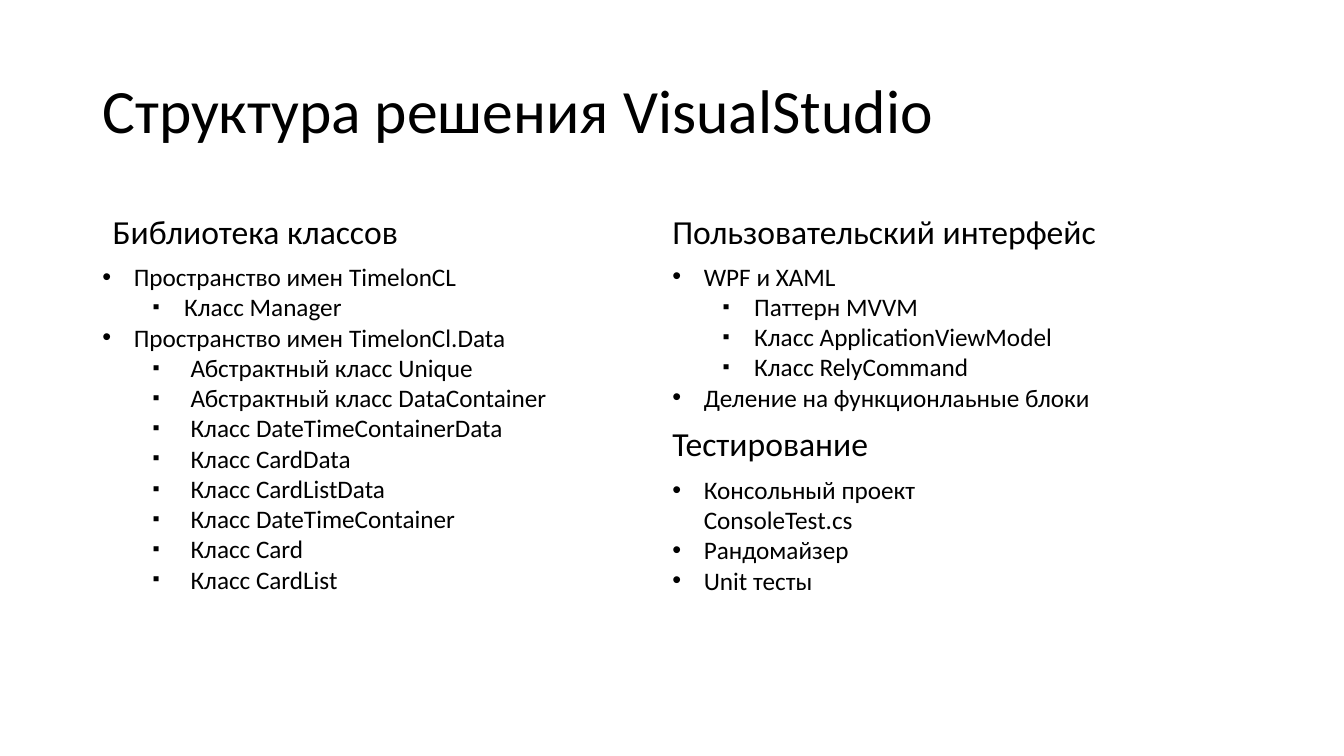
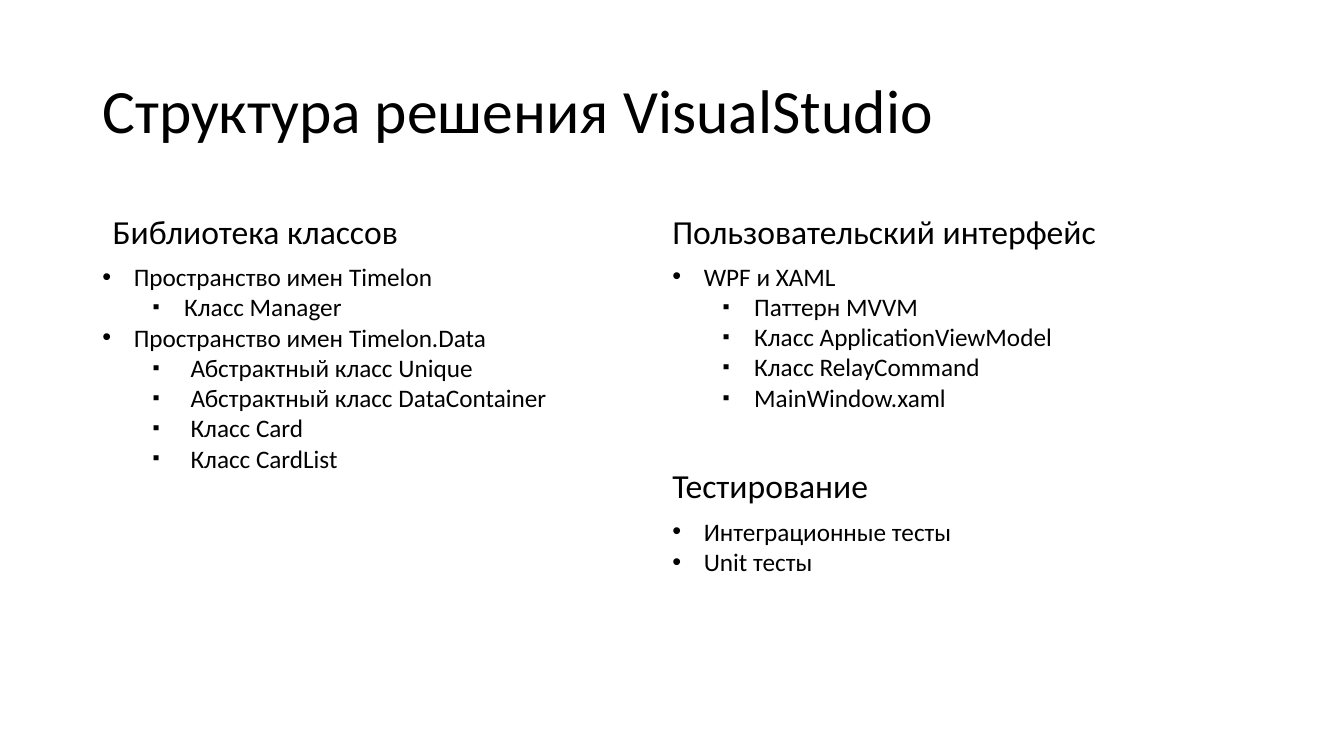
Before and after one commit to N0tilT/Timelon, a slide deck: slide 5 of docs/Timelon.pptx. Drawn at 1344x756 pixels with LibreOffice and Linux fonts; fonts in the diff are those of the drawing. Boxes give left, top, right and bottom in pixels: in the first picture for what was removed or moved away, otherwise in the second. Text is boxed around its words. In the diff, an @@ line names an element or a change of style, - is before the commit and + after.

```diff
--- a/docs/Timelon.pptx
+++ b/docs/Timelon.pptx
@@ text at box(134, 268, 432, 290): text changed @@
-• Пространство имен TimelonCL
+• Пространство имен Timelon
@@ text at box(134, 329, 486, 351): text changed @@
-• Пространство имен TimelonCl.Data
+• Пространство имен Timelon.Data
@@ text at box(754, 358, 980, 407): text changed @@
-  ▪ Класс RelyCommand
-• Деление на функционлаьные блоки
+  ▪ Класс RelayCommand
+  ▪ MainWindow.xaml
@@ text at box(191, 419, 502, 529): paragraphs removed @@
-  ▪ Класс DateTimeContainerData
-  ▪ Класс CardData
-  ▪ Класс CardListData
-  ▪ Класс DateTimeContainer
@@ text "Тестирование": place and size @@
-text "Тестирование" at box(672, 434, 868, 462)
+text "Тестирование" at box(672, 476, 868, 504)
@@ text "Интеграционные тесты": place and size @@
-text "Интеграционные тесты" at box(704, 482, 916, 590)
+text "Интеграционные тесты" at box(704, 524, 951, 571)
@@ text at box(704, 524, 951, 545): text changed @@
-• Консольный проект ConsoleTest.cs
-• Рандомайзер
+• Интеграционные тесты
```
Also in this commit, not shown: 4 other slides changed, 1 slide removed.
